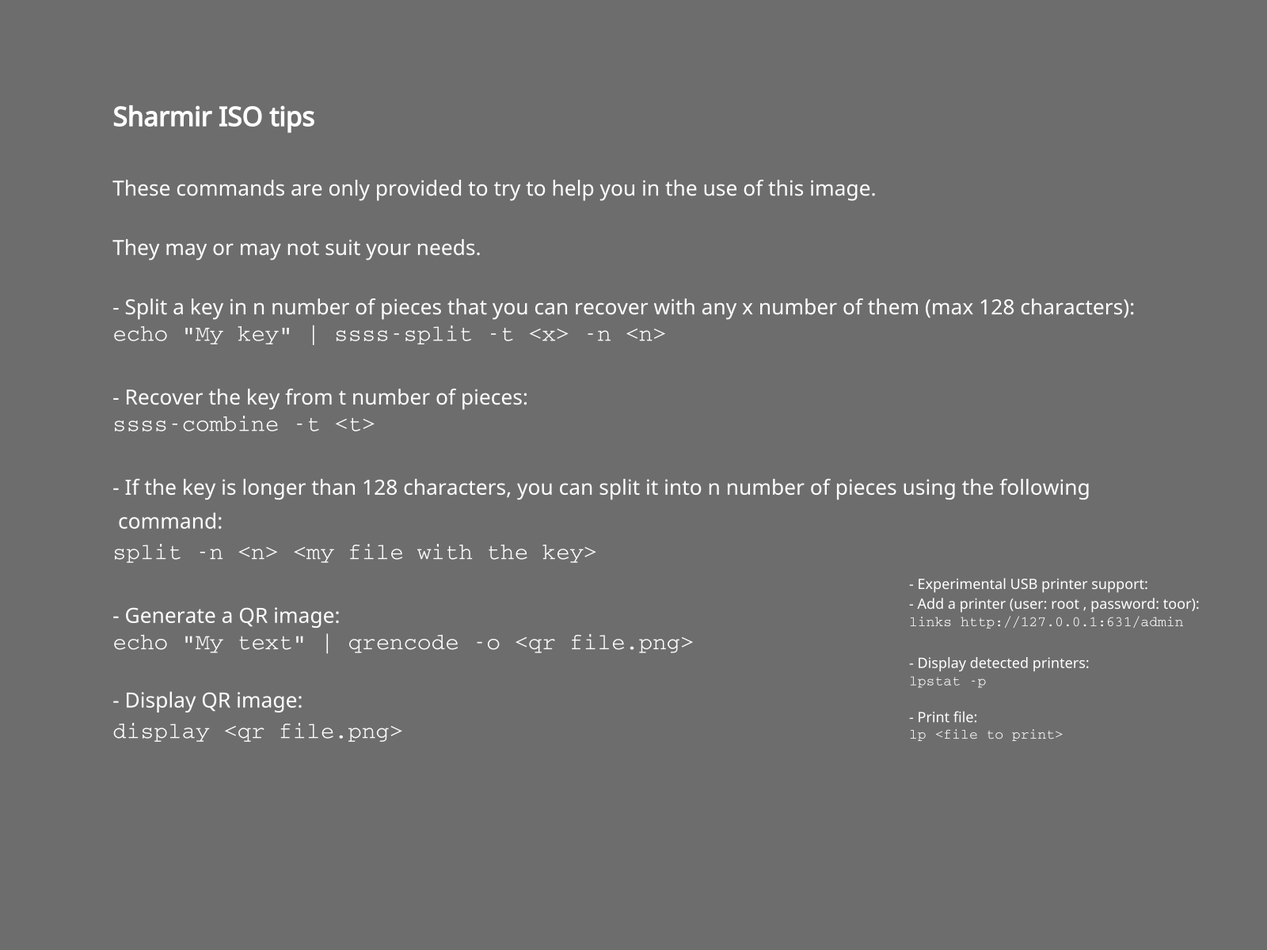
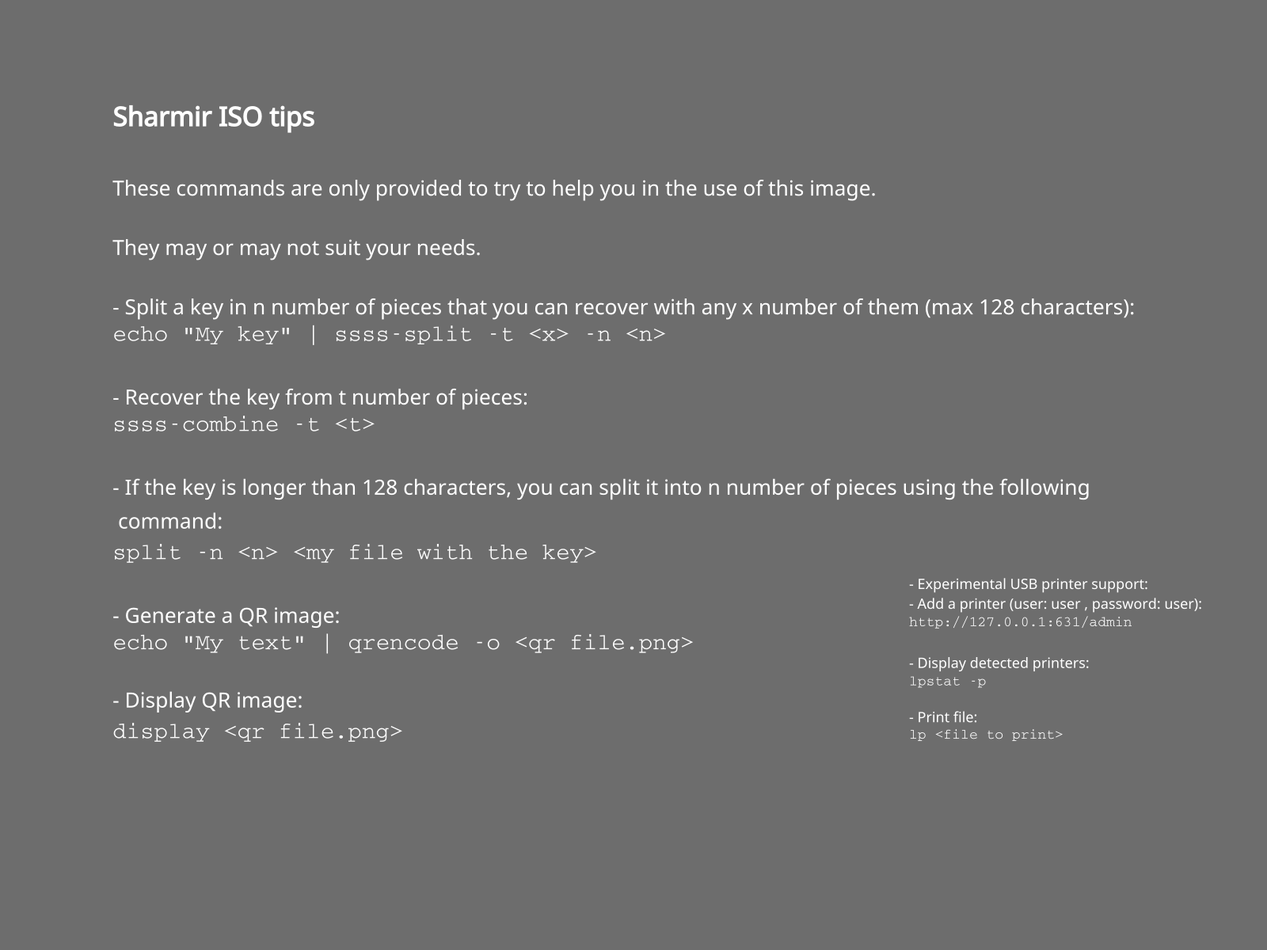
Before/after of a 1267 × 950 layered artwork. What changed in the layer stack:
painted on "Capa de pintura 1" over [908,597,1201,629]
